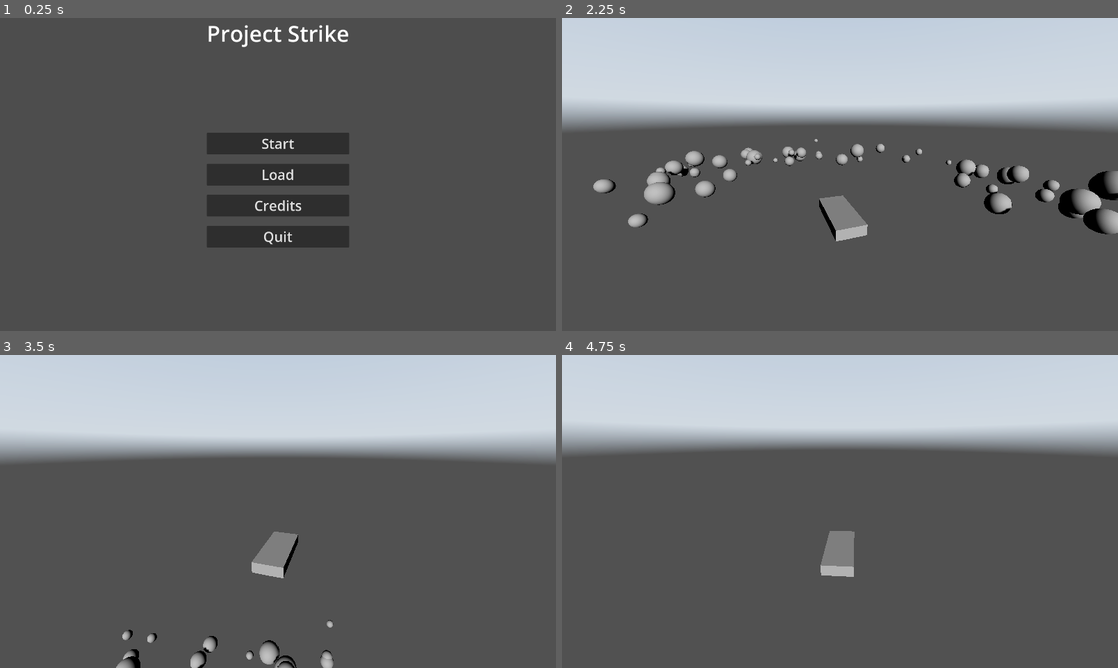
Above: before the commit, frames 1-4 (two rows, left to right).
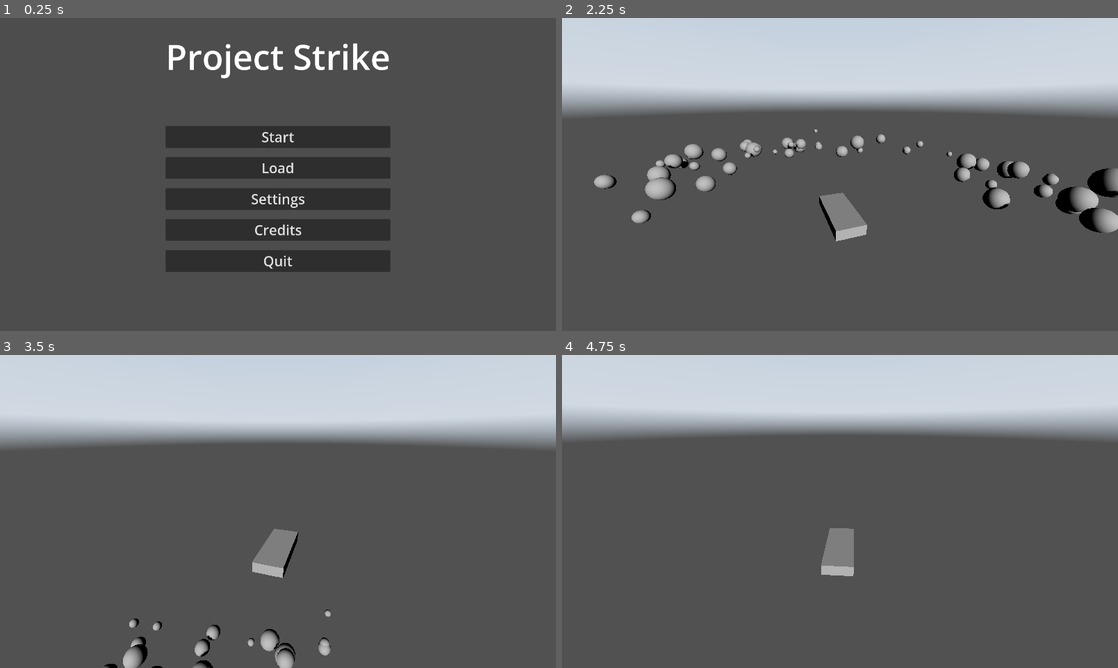
Above: after the commit, the same moments.

Repository: NoFunAllWorkGames/PSX-Strike
Game: Godot game, scene res://scenes/Main_Menu.tscn
The game is run twice, just before and just after one commit, with the same random seed, the same clock (stepped at 60 frames per second) and the same inputs. A sky picture missing from this copy of the repository is replaced by a grey-blue gradient.
Inputs (mouse positions are in pixels of both pictures, inside the frame that each line leads up to):
- Up to frame 1 (0.25 s): no input
- Up to frame 2 (2.25 s): click (840, 199) at 0.5 s, where only the run after the commit has a clickable "Settings"; click "Start" at 1.25 s; tap Enter at 2 s; move the mouse to (867, 174) at 2.02 s; hold W (ship_forward) from 2.03 s (still down); hold Space (ship_ascend) from 2.03 s (still down)
- Up to frame 3 (3.5 s): keep holding W (ship_forward); move the mouse to (250, 511) at 2.77 s; release Space (ship_ascend) at 2.78 s; tap Space (ship_ascend) at 2.85 s
- Up to frame 4 (4.75 s): keep holding W (ship_forward); move the mouse to (851, 505) at 3.52 s; hold Space (ship_ascend) 3.53-4.28 s; move the mouse to (834, 517) at 4.27 s; tap Space (ship_ascend) at 4.35 s

The runs differ from the first frame. In frame 1, 13% of the frame differs, in the area x 29-71%, y 2-82%; in frame 2, 14%, in the area x 0-100%, y 23-72%; in frame 3, 12%; in frame 4, 10%.

Commit message:
Add settings button to main menu

Diff:
--- a/scenes/Main_Menu.tscn
+++ b/scenes/Main_Menu.tscn
@@ -28,6 +28,10 @@
 anchor_bottom = 1.0
 grow_horizontal = 2
 grow_vertical = 2
+theme_override_constants/margin_left = 50
+theme_override_constants/margin_top = 50
+theme_override_constants/margin_right = 50
+theme_override_constants/margin_bottom = 50
 
 [node name="VBoxContainer" type="VBoxContainer" parent="Control/MarginContainer" unique_id=832852888]
 layout_mode = 2
@@ -35,7 +39,7 @@
 
 [node name="GameName" type="Label" parent="Control/MarginContainer/VBoxContainer" unique_id=782610253]
 layout_mode = 2
-theme_override_font_sizes/font_size = 76
+theme_override_font_sizes/font_size = 120
 text = "Project Strike"
 
 [node name="VBoxContainer" type="VBoxContainer" parent="Control/MarginContainer/VBoxContainer" unique_id=1035408229]
@@ -53,6 +57,11 @@
 theme_override_font_sizes/font_size = 48
 text = "Load"
 
+[node name="Settings" type="Button" parent="Control/MarginContainer/VBoxContainer/VBoxContainer" unique_id=1408124819]
+layout_mode = 2
+theme_override_font_sizes/font_size = 48
+text = "Settings"
+
 [node name="Credits" type="Button" parent="Control/MarginContainer/VBoxContainer/VBoxContainer" unique_id=1135007803]
 layout_mode = 2
 theme_override_font_sizes/font_size = 48
